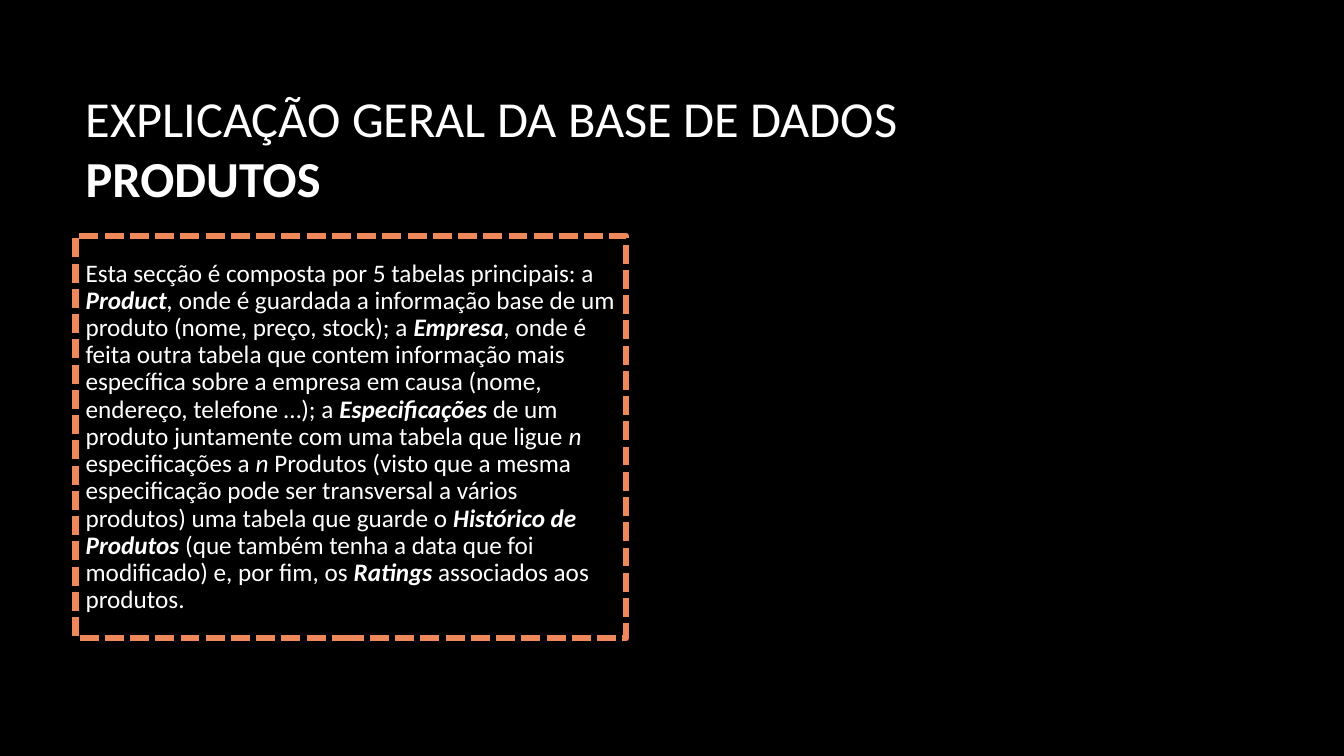
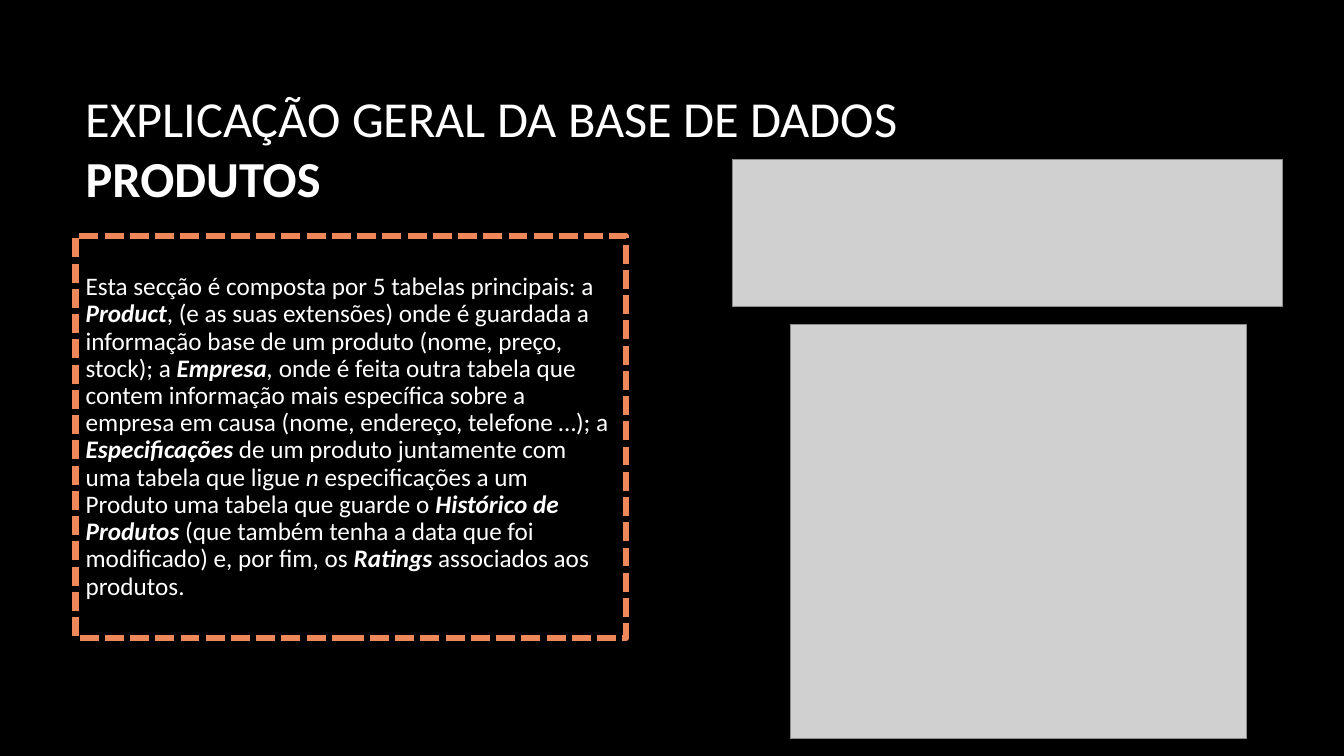
Before and after one commit to PolpEdu/Trabalho-Pr-ticpo, a slide deck: slide 6 of Trabalho prático.pptx. Drawn at 1344x756 pixels with LibreOffice and Linux fonts; fonts in the diff are those of the drawing; grey boxes stand for pictures; background and template pictures are left out. Boxes give left, top, right and bottom in pixels: in the first picture for what was removed or moved away, otherwise in the second. Text is boxed around its words. In the diff, an @@ line names an element or a change of style, - is before the commit and + after.

```diff
--- a/Trabalho prático.pptx
+++ b/Trabalho prático.pptx
@@ picture added at (732, 159, 1282, 306) @@
@@ text in rectangle at (86, 277, 608, 599): text changed @@
-Esta secção é composta por 5 tabelas principais: a Product, onde é guardada a informação base de um produto (nome, preço, stock); a Empresa, onde é feita outra tabela que contem informação mais específica sobre a empresa em causa (nome, endereço, telefone …); a Especificações de um produto juntamente com uma tabela que ligue n especificações a n Produtos (visto que a mesma especificação pode ser transversal a vários produtos) uma tabela que guarde o Histórico de Produtos (que também tenha a data que foi modificado) e, por fim, os Ratings associados aos produtos.
+Esta secção é composta por 5 tabelas principais: a Product, (e as suas extensões) onde é guardada a informação base de um produto (nome, preço, stock); a Empresa, onde é feita outra tabela que contem informação mais específica sobre a empresa em causa (nome, endereço, telefone …); a Especificações de um produto juntamente com uma tabela que ligue n especificações a um Produto uma tabela que guarde o Histórico de Produtos (que também tenha a data que foi modificado) e, por fim, os Ratings associados aos produtos.
@@ picture added at (790, 325, 1247, 739) @@
```
Also in this commit, not shown: 6 other slides changed, 2 other files.
